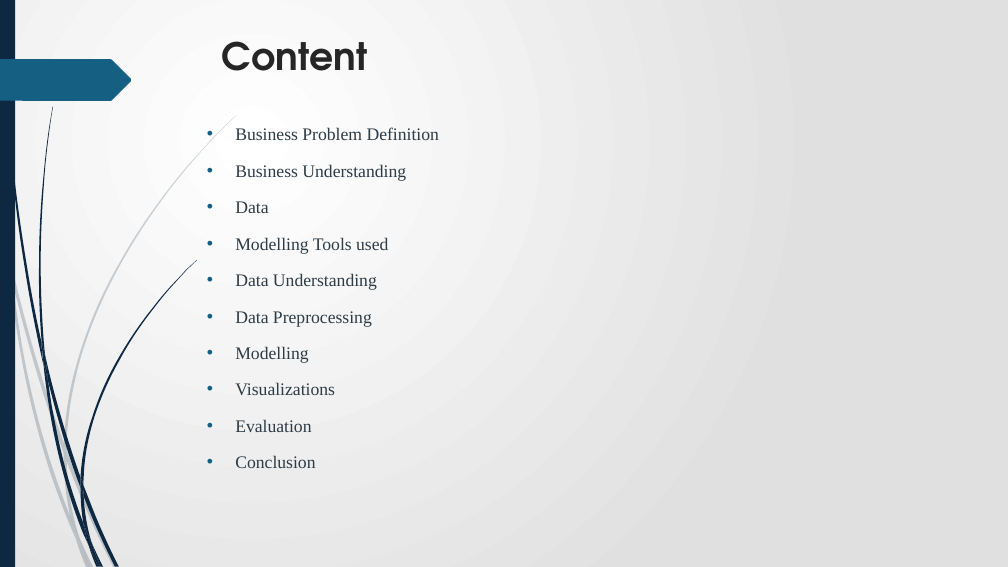
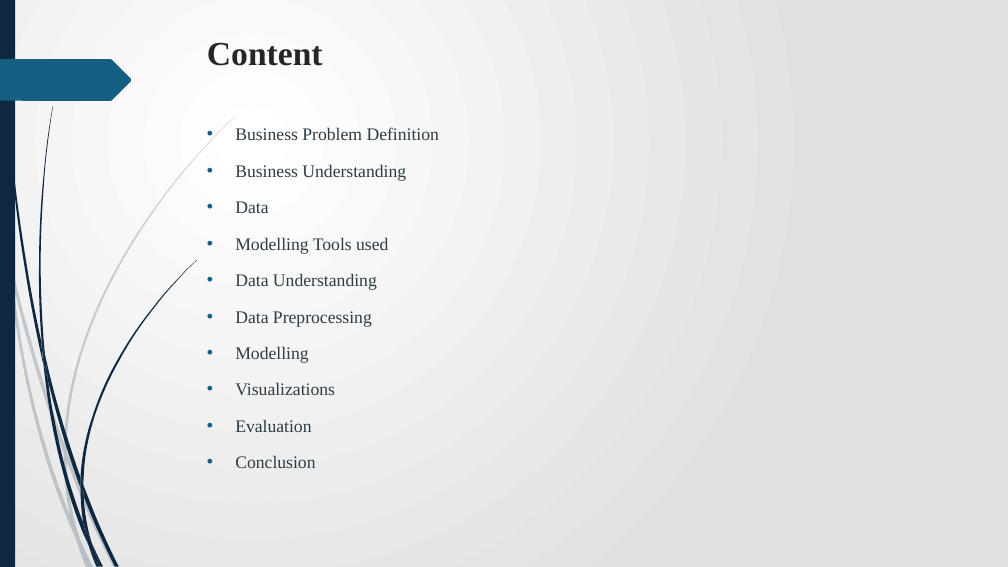
Before and after one commit to James-tech4/JAMES-PHASE-3-DSPT-8-PROJECT, a slide deck: slide 2 of Presentation.pptx. Drawn at 1008x567 pixels with LibreOffice and Linux fonts; fonts in the diff are those of the drawing. Boxes give left, top, right and bottom in pixels: in the first picture for what was removed or moved away, otherwise in the second. Text is boxed around its words. In the diff, an @@ line names an element or a change of style, - is before the commit and + after.

```diff
--- a/Presentation.pptx
+++ b/Presentation.pptx
@@ title "Content": place and size @@
-title "Content" at bbox=[222, 41, 368, 71]
+title "Content" at bbox=[207, 42, 323, 66]
@@ title "Content" at bbox=[207, 42, 323, 66]: size 36 to 32 pt, font TeX Gyre Adventor to Times New Roman @@
```
Also in this commit, not shown: 7 other slides changed, 6 slides added, 3 slides removed, 2 other files.
